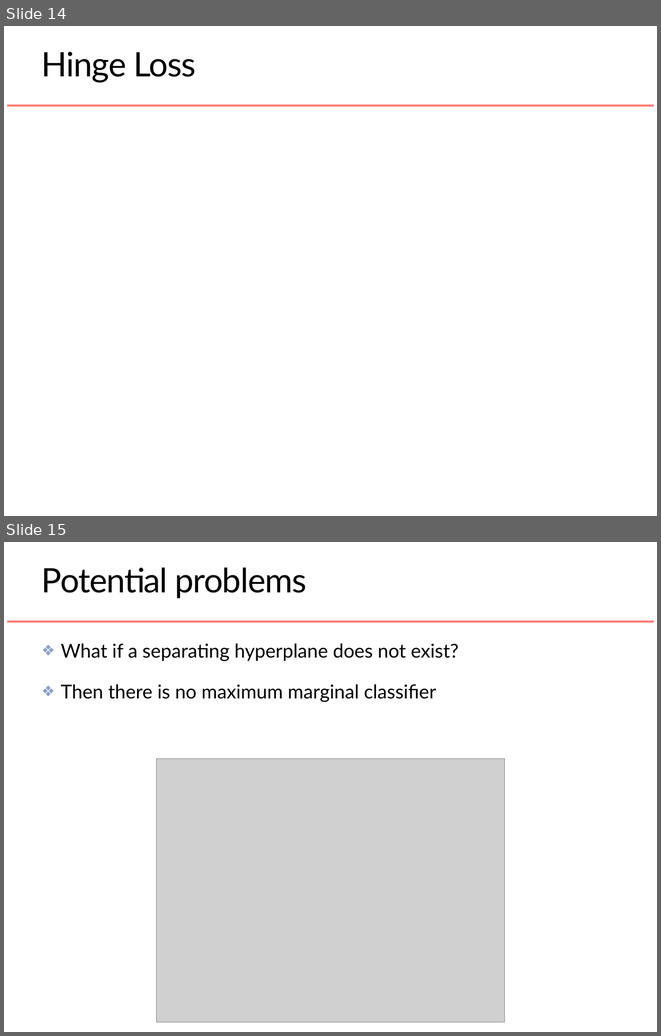
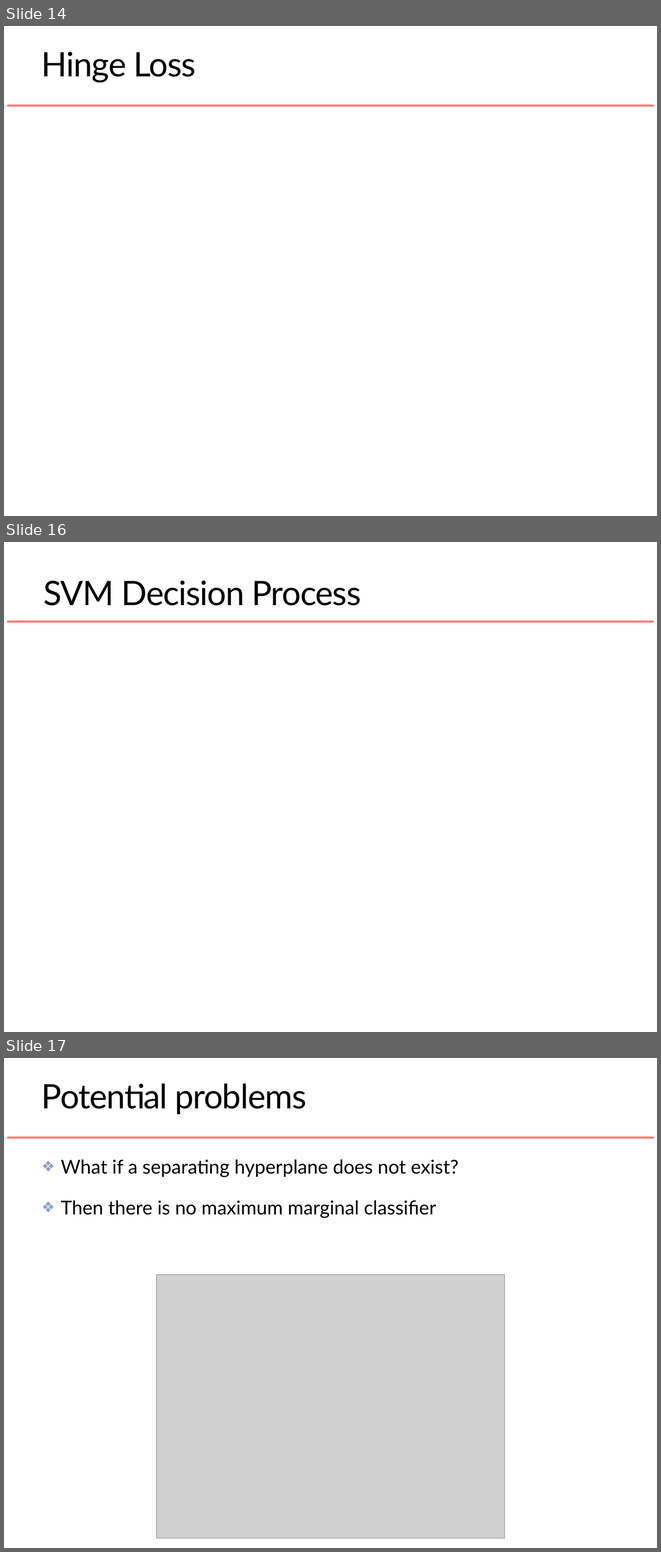
Before and after one commit to rhodes-byu/stat-486, a slide deck: slides/10-svm.pptx. Shown one above the other, each under a label of ours: slides 14 and 15 before the commit, slides 14, 16 and 17 after it; the slides between them are not shown. The pictures are 661x1036 and 661x1552 pixels, drawn with LibreOffice and Linux fonts; fonts in the diff are those of the drawing; grey boxes stand for pictures. Boxes give left, top, right and bottom in pixels: in the first picture for what was removed or moved away, otherwise in the second. Text is boxed around its words. In the diff, an @@ line names an element or a change of style, - is before the commit and + after.

```diff
--- a/slides/10-svm.pptx
+++ b/slides/10-svm.pptx
@@ slide 16 added at <box>4,542,657,1032</box>, background #FFFFFF; not listed: 1 template element that a slide beside it also shows @@
@@ text added at <box>44,580,361,606</box>, 52.8 pt, text #000000 @@
+SVM Decision Process
@@ what was slide 15 is now slide 17 @@
```
Also in this commit, not shown: 3 slides changed, 4 other slides added, 1 other file.
